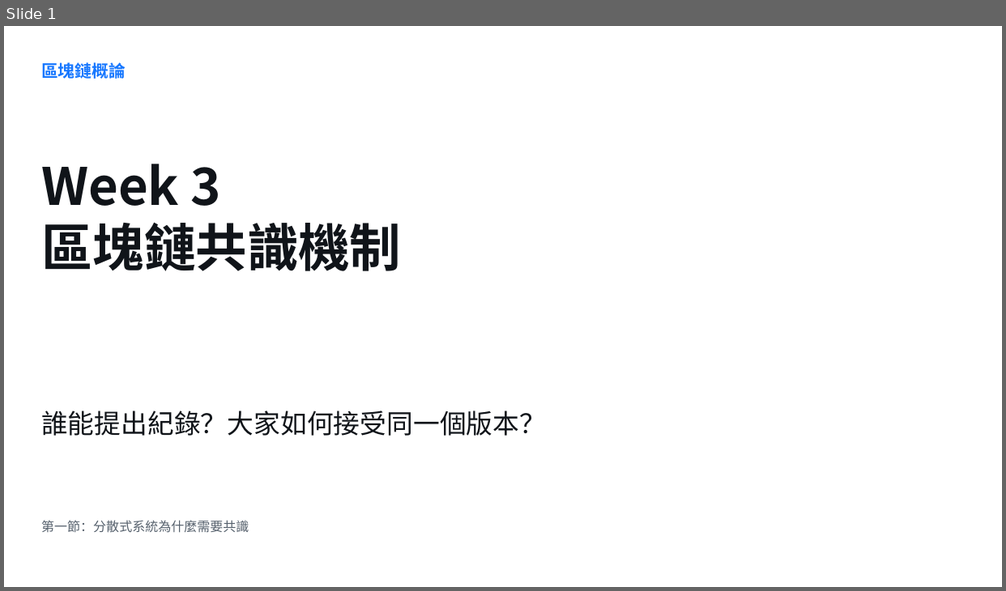
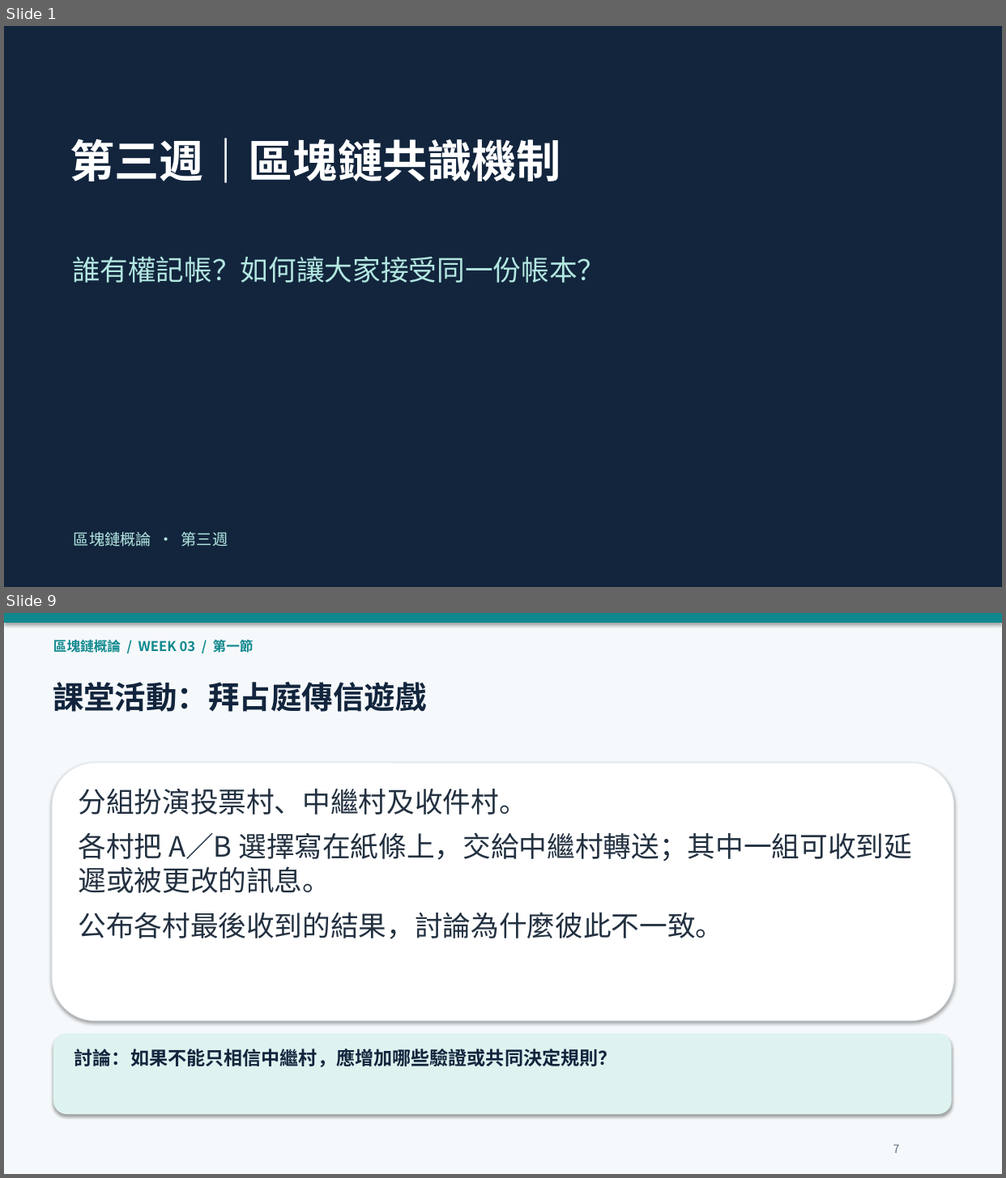
Before and after one commit to tinachiukc/blockchain-course, a slide deck: materials/Week03_區塊鏈共識機制_授課簡報.pptx. Shown one above the other, each under a label of ours: slide 1 before the commit, slides 1 and 9 after it; the slides between them are not shown. The pictures are 1006x591 and 1006x1178 pixels, drawn with LibreOffice and Linux fonts; fonts in the diff are those of the drawing. Boxes give left, top, right and bottom in pixels: in the first picture for what was removed or moved away, otherwise in the second. Text is boxed around its words. In the diff, an @@ line names an element or a change of style, - is before the commit and + after.

```diff
--- a/materials/Week03_區塊鏈共識機制_授課簡報.pptx
+++ b/materials/Week03_區塊鏈共識機制_授課簡報.pptx
@@ slide 9 added at (4, 613, 1002, 1174), background #F6F9FB @@
@@ rectangle added at (4, 613, 1002, 623), fill #10898E @@
@@ text added at (53, 637, 253, 655), 13 pt, text #10898E, bold @@
+區塊鏈概論 / WEEK 03 / 第一節
@@ text added at (53, 682, 427, 712), 30 pt, text #12253D, bold @@
+課堂活動：拜占庭傳信遊戲
@@ rounded rectangle added at (52, 763, 954, 1021), fill #FFFFFF, outline #E0E8ED 0.75 pt @@
@@ text added at (78, 789, 912, 939), 27 pt, text #223040 @@
+分組扮演投票村、中繼村及收件村。
+各村把 A／B 選擇寫在紙條上，交給中繼村轉送；其中一組可收到延遲或被更改的訊息。
+公布各村最後收到的結果，討論為什麼彼此不一致。
@@ rounded rectangle added at (53, 1033, 952, 1114), fill #DEF3F0 @@
@@ text added at (74, 1049, 617, 1067), 18 pt, text #12253D, bold @@
+討論：如果不能只相信中繼村，應增加哪些驗證或共同決定規則？
@@ text added at (893, 1144, 900, 1153), 11 pt, text #5C6D7D @@
+7
@@ slide 1 changed as well @@
@@ background #FFFFFF to #12253D @@
@@ text at (70, 138, 560, 183): text changed; size 49.5 to 43 pt; text colour #101419 to #FFFFFF @@
-Week 3
-區塊鏈共識機制
+第三週｜區塊鏈共識機制
@@ text at (72, 256, 605, 283): text changed; size 25.5 to 27 pt; text colour #101419 to #B3E7E1 @@
-誰能提出紀錄？大家如何接受同一個版本？
+誰有權記帳？如何讓大家接受同一份帳本？
@@ text removed at (41, 520, 249, 533) @@
-第一節：分散式系統為什麼需要共識
@@ text at (74, 532, 228, 547): text changed; size 16.3 to 15 pt; text colour #1677FF to #B3E7E1; bold off @@
-區塊鏈概論
+區塊鏈概論 · 第三週
```
Also in this commit, not shown: 43 other slides added, 32 slides removed.
